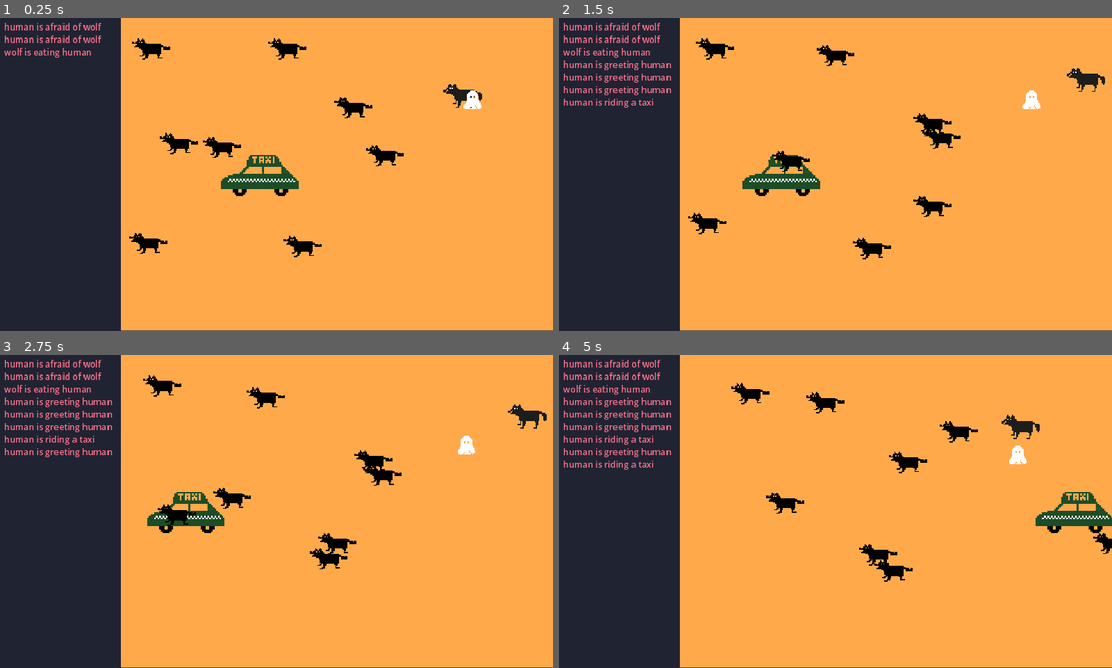
Above: before the commit, frames 1-4 (two rows, left to right).
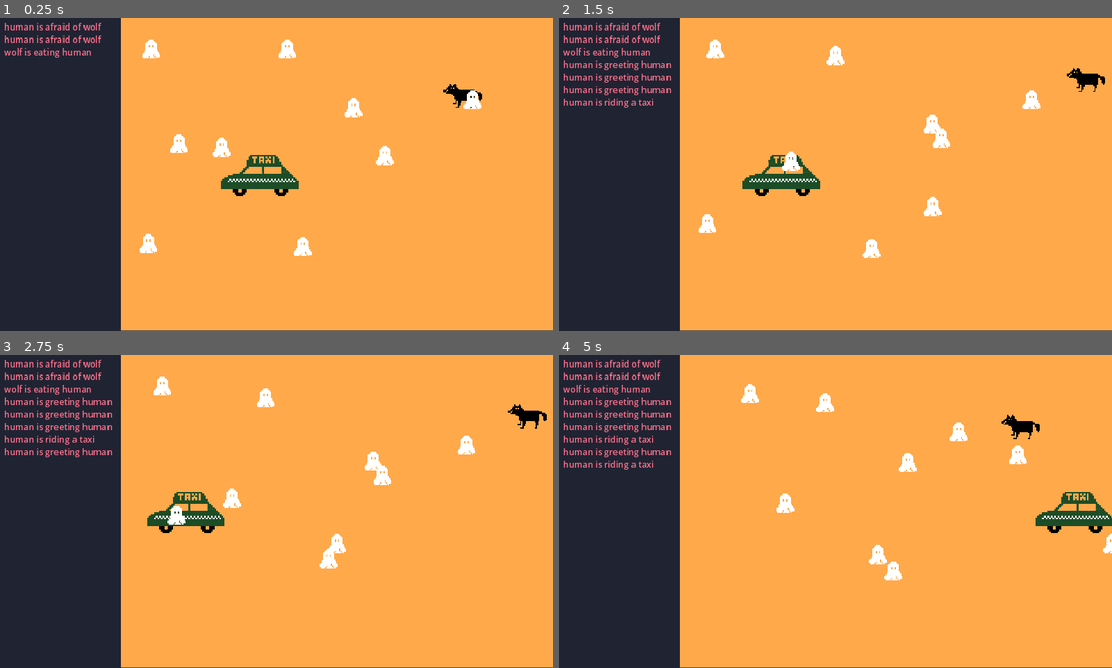
Above: after the commit, the same moments.

Repository: matiasautio/ld55-summoning
Game: Godot game, scene res://levels/test_level.tscn
The game is run twice, just before and just after one commit, with the same random seed, the same clock (stepped at 60 frames per second) and the same inputs.
Inputs (mouse positions are in pixels of both pictures, inside the frame that each line leads up to):
- Up to frame 1 (0.25 s): no input
- Up to frame 2 (1.5 s): move the mouse to (758, 146) at 0.52 s; click (758, 146) at 0.67 s; move the mouse to (940, 136) at 1.27 s; click (940, 136) at 1.42 s
- Up to frame 3 (2.75 s): move the mouse to (326, 567) at 2.02 s; click (326, 567) at 2.17 s
- Up to frame 4 (5 s): move the mouse to (896, 542) at 2.77 s; click (896, 542) at 2.92 s; move the mouse to (1012, 461) at 3.52 s; click (1012, 461) at 3.67 s; move the mouse to (813, 395) at 4.27 s; click (813, 395) at 4.42 s

The runs differ from the first frame. In frame 1, 2.0% of the frame differs, in the area x 23-88%, y 6-77%; in frame 2, 2.1%, in the area x 23-99%, y 6-78%; in frame 3, 2.0%; in frame 4, 2.0%.

Commit message:
animations

Diff:
--- a/creatures/wolf.tscn
+++ b/creatures/wolf.tscn
@@ -1,13 +1,21 @@
-[gd_scene load_steps=5 format=3 uid="uid://dl8sfgp4mnyo2"]
+[gd_scene load_steps=7 format=3 uid="uid://dl8sfgp4mnyo2"]
 
 [ext_resource type="Texture2D" uid="uid://c4k53hf62367q" path="res://art/wolf.png" id="1_86km8"]
 [ext_resource type="Script" path="res://creatures/wolf.gd" id="1_c1xy4"]
+[ext_resource type="Texture2D" uid="uid://bdrjxqrvxa26j" path="res://art/wolf_2.png" id="3_lvdgx"]
+[ext_resource type="Texture2D" uid="uid://d13sqtcup2sf1" path="res://art/wolf_3.png" id="4_kggei"]
 
 [sub_resource type="SpriteFrames" id="SpriteFrames_a6o6n"]
 animations = [{
 "frames": [{
 "duration": 1.0,
 "texture": ExtResource("1_86km8")
+}, {
+"duration": 1.0,
+"texture": ExtResource("3_lvdgx")
+}, {
+"duration": 1.0,
+"texture": ExtResource("4_kggei")
 }],
 "loop": true,
 "name": &"default",
--- a/human/human.tscn
+++ b/human/human.tscn
@@ -18,9 +18,6 @@
 [ext_resource type="Texture2D" uid="uid://c44rs122eo6xn" path="res://art/human1_eat_1.png" id="9_l7cq7"]
 [ext_resource type="Texture2D" uid="uid://bkqjaw16mrm1" path="res://art/human1_eat_2.png" id="10_6cmsi"]
 [ext_resource type="Texture2D" uid="uid://c14arxh2piix5" path="res://art/human1_eat_3.png" id="11_03ywn"]
-[ext_resource type="Texture2D" uid="uid://de14wr4bb3xqf" path="res://art/wolf_1.png" id="19_2or47"]
-[ext_resource type="Texture2D" uid="uid://bdrjxqrvxa26j" path="res://art/wolf_2.png" id="20_gvhwe"]
-[ext_resource type="Texture2D" uid="uid://d13sqtcup2sf1" path="res://art/wolf_3.png" id="21_go23v"]
 
 [sub_resource type="SpriteFrames" id="SpriteFrames_cc41q"]
 animations = [{
@@ -109,20 +106,6 @@
 "loop": true,
 "name": &"human_walk",
 "speed": 5.0
-}, {
-"frames": [{
-"duration": 1.0,
-"texture": ExtResource("19_2or47")
-}, {
-"duration": 1.0,
-"texture": ExtResource("20_gvhwe")
-}, {
-"duration": 1.0,
-"texture": ExtResource("21_go23v")
-}],
-"loop": true,
-"name": &"wolf_move",
-"speed": 5.0
 }]
 
 [sub_resource type="RectangleShape2D" id="RectangleShape2D_qfw4s"]
@@ -138,9 +121,7 @@
 position = Vector2(0.312497, 0.361418)
 scale = Vector2(0.232143, 0.232143)
 sprite_frames = SubResource("SpriteFrames_cc41q")
-animation = &"wolf_move"
-frame = 1
-frame_progress = 0.943584
+animation = &"ghost"
 
 [node name="CollisionShape2D" type="CollisionShape2D" parent="."]
 shape = SubResource("RectangleShape2D_qfw4s")
Binary file changed: art/egg.png
Binary file added: art/egg_hit_1.png
Not shown, added: art/egg_hit_1.png.import
Binary file added: art/egg_hit_2.png
Not shown, added: art/egg_hit_2.png.import
Binary file added: art/egg_hit_3.png
Not shown, added: art/egg_hit_3.png.import
Binary file changed: art/wolf.png
Not shown: 1 places in human/human.tscn that only renumber resources
